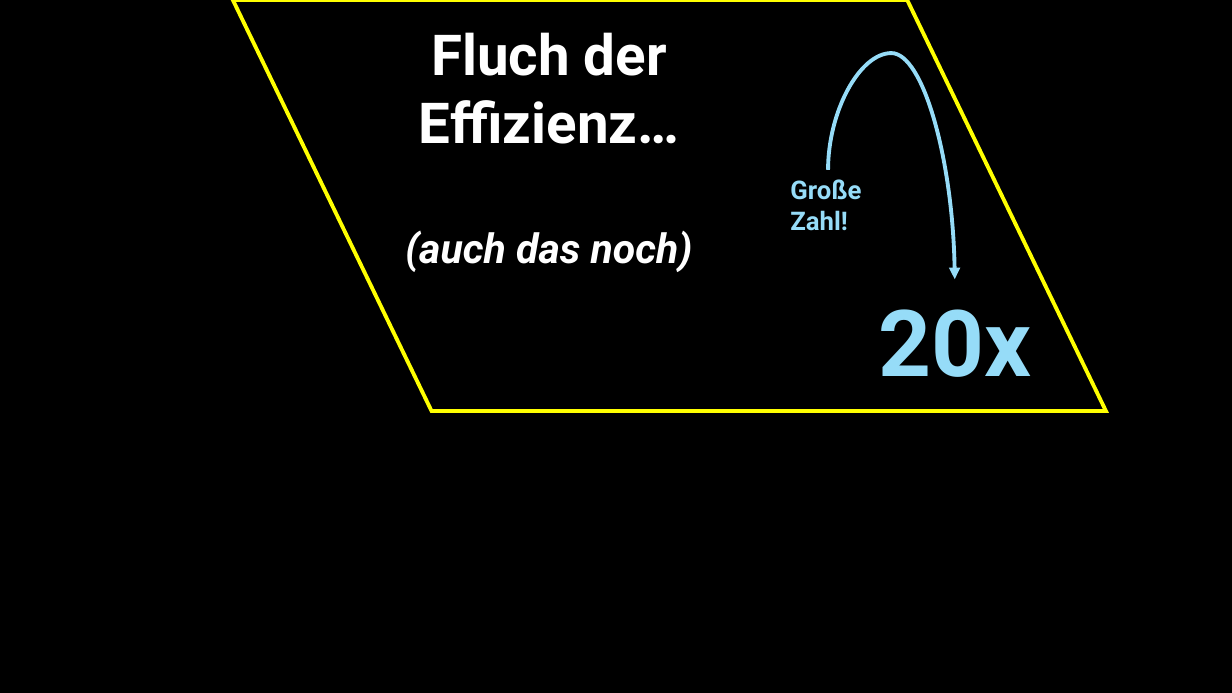
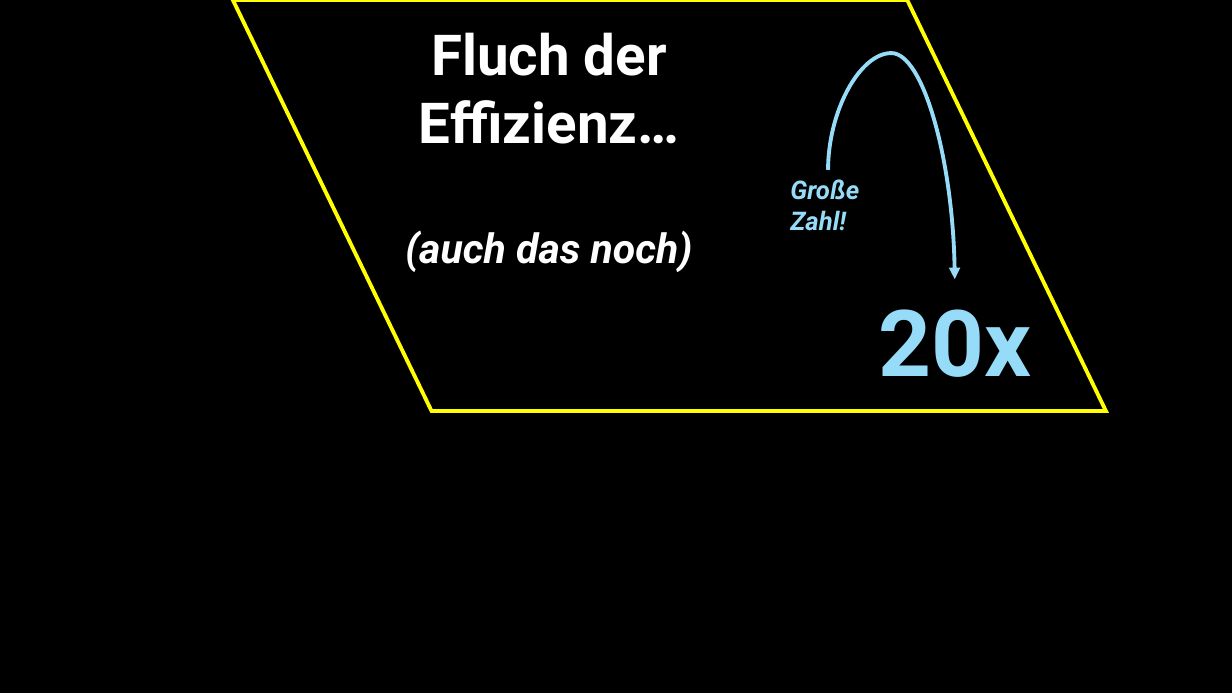
Before and after one commit to jkruppa/teaching, a slide deck: slide 6 of talks/202510_roulette/Kruppa_Scheetz.pptx (slide 8 before the commit). Drawn at 1232x693 pixels with LibreOffice and Linux fonts; fonts in the diff are those of the drawing. Boxes give left, top, right and bottom in pixels: in the first picture for what was removed or moved away, otherwise in the second. Text is boxed around its words. In the diff, an @@ line names an element or a change of style, - is before the commit and + after.

```diff
--- a/talks/202510_roulette/Kruppa_Scheetz.pptx
+++ b/talks/202510_roulette/Kruppa_Scheetz.pptx
@@ text "Große Zahl!" at (x1=790, y1=179, x2=859, y2=231): italic on @@
```
Also in this commit, not shown: 4 other slides changed, 1 slide added, 4 other files.
